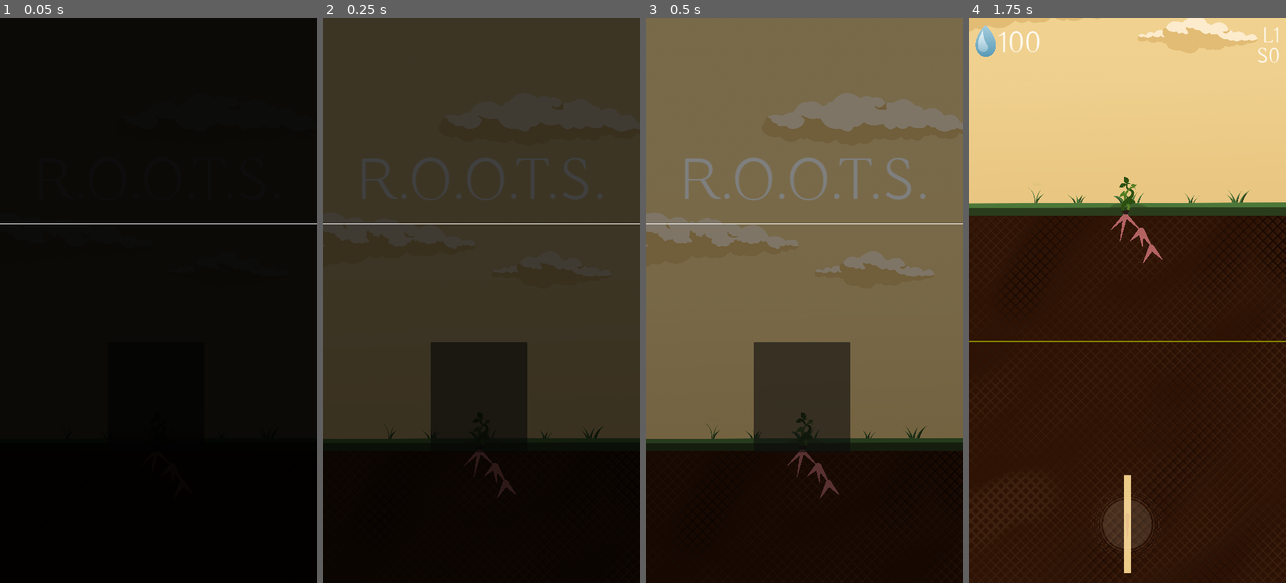
Above: before the commit, frames 1-4 (left to right).
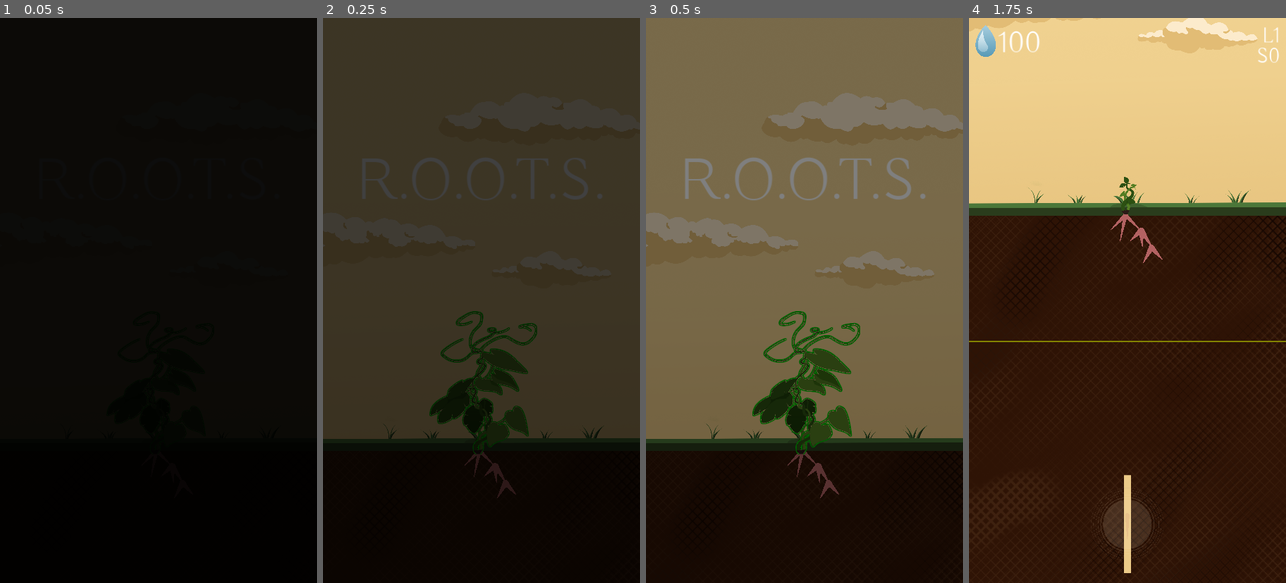
Above: after the commit, the same moments.

Repository: Disablak/ggj23
Game: Godot game, scene res://Main.tscn
Two runs of this game, one before a commit and one after it. Both use one fixed random seed, a clock stepped at 60 frames per second and the inputs below.
Inputs (mouse positions are in pixels of both pictures, inside the frame that each line leads up to; where the layout moved, square brackets give the same spot in the first picture):
- Up to frame 1 (0.05 s): no input
- Up to frame 2 (0.25 s): no input
- Up to frame 3 (0.5 s): no input
- Up to frame 4 (1.75 s): click (1124, 379) [1124, 396] at 0.5 s; drag from (1124, 266) to (1159, 176) at 1.27 s

The runs differ from the first frame. In frame 1, 0.1% of the frame differs, in the area x 0-100%, y 36-37%; in frame 2, 3.4%; in frame 3, 4.9%, in the area x 0-100%, y 36-78%; in frame 4, nothing differs.

Commit message:
visual up

Diff:
--- a/Main.tscn
+++ b/Main.tscn
@@ -18,7 +18,7 @@
 offset_right = 1080.0
 offset_bottom = 1920.0
 
-[node name="LabelTitle" parent="GUI" index="4"]
+[node name="LabelTitle" parent="GUI" index="5"]
 offset_left = 112.0
 offset_top = -366.0
 offset_right = 963.0
--- a/assets/Shader.tres
+++ b/assets/Shader.tres
@@ -5,7 +5,7 @@
 [resource]
 shader = ExtResource("1_wp73r")
 shader_parameter/Smooth = true
-shader_parameter/width = 1.0
-shader_parameter/outline_color = Color(1, 0.368627, 1, 1)
+shader_parameter/width = 20.0
+shader_parameter/outline_color = Color(0, 0.74902, 0, 1)
 shader_parameter/pixel_size = 4
 shader_parameter/width_speed = 1.0
--- a/scenes/GUI.tscn
+++ b/scenes/GUI.tscn
@@ -1,8 +1,10 @@
-[gd_scene load_steps=8 format=3 uid="uid://becqhgjieqv1x"]
+[gd_scene load_steps=10 format=3 uid="uid://becqhgjieqv1x"]
 
 [ext_resource type="Script" path="res://scripts/GUI.gd" id="1_ghebo"]
+[ext_resource type="Material" uid="uid://c0f2j4uqadriy" path="res://assets/Shader.tres" id="2_fem4m"]
 [ext_resource type="Texture2D" uid="uid://dw68yyq7nyso0" path="res://assets/white.jpg" id="2_x6m6f"]
 [ext_resource type="Texture2D" uid="uid://bj5upwnu3em16" path="res://assets/Component 4.png" id="3_k8wh7"]
+[ext_resource type="Texture2D" uid="uid://ca4dceibtgf3a" path="res://assets/btn start plant.png" id="3_vnt5i"]
 [ext_resource type="FontFile" uid="uid://lc87qq27q66j" path="res://assets/Buda-Light.ttf" id="4_2n41u"]
 
 [sub_resource type="LabelSettings" id="LabelSettings_jrvaq"]
@@ -28,11 +30,23 @@
 script = ExtResource("1_ghebo")
 
 [node name="ButtonStart" type="Button" parent="."]
+self_modulate = Color(1, 1, 1, 0)
 layout_mode = 0
 offset_left = 367.0
-offset_top = 302.0
+offset_top = 198.0
 offset_right = 696.0
 offset_bottom = 676.0
+
+[node name="TextureRect" type="TextureRect" parent="."]
+material = ExtResource("2_fem4m")
+layout_mode = 2
+offset_left = 362.0
+offset_top = 186.0
+offset_right = 1589.0
+offset_bottom = 1843.0
+scale = Vector2(0.3, 0.3)
+mouse_filter = 2
+texture = ExtResource("3_vnt5i")
 
 [node name="HBoxContainer" type="HBoxContainer" parent="."]
 layout_mode = 1
--- a/scripts/DrawHints.gd
+++ b/scripts/DrawHints.gd
@@ -7,7 +7,7 @@
 var future_stick_start: Vector2
 var future_stick_end: Vector2
 var future_stick_color: Color
-var lower_line_y: int = -100
+var lower_line_y: int = -1000
 
 
 func draw_hint(pos: Vector2, color: Color):
@@ -28,7 +28,7 @@
 
 
 func clear_lower_line():
-	lower_line_y = -100
+	lower_line_y = -1000
 
 
 func clear_hint_point():
--- a/scripts/GUI.gd
+++ b/scripts/GUI.gd
@@ -3,6 +3,7 @@
 
 
 @onready var btn_start: Button = $ButtonStart
+@onready var btn_sprite: TextureRect = $TextureRect
 @onready var water: Control = $Water
 @onready var label_water: Label = $Water/LabelWater
 @onready var label_score: Label = $LabelScore
@@ -62,6 +63,12 @@
 func on_start_move_down():
 	btn_start.visible = false
 
+	btn_sprite.use_parent_material = true
+	var tween_alpha = create_tween()
+	tween_alpha.tween_property(btn_sprite, "self_modulate:a", 0.0, 0.5)
+#	await tween_alpha.finished
+#	btn_sprite.visible = false
+
 
 func on_moved_down():
 	water.visible = true
Binary file added: assets/btn start plant.png
Not shown, added: assets/btn start plant.png.import
Binary file added: assets/obstacles/big_rock_1.png
Not shown, added: assets/obstacles/big_rock_1.png.import
Binary file added: assets/obstacles/big_rock_2.png
Not shown, added: assets/obstacles/big_rock_2.png.import
Binary file added: assets/obstacles/murashnyk.png
Not shown, added: assets/obstacles/murashnyk.png.import
Binary file added: assets/obstacles/skull.png
Not shown, added: assets/obstacles/skull.png.import
Binary file added: assets/obstacles/small_rock_1.png
Not shown, added: assets/obstacles/small_rock_1.png.import
(and 6 more such lines)
